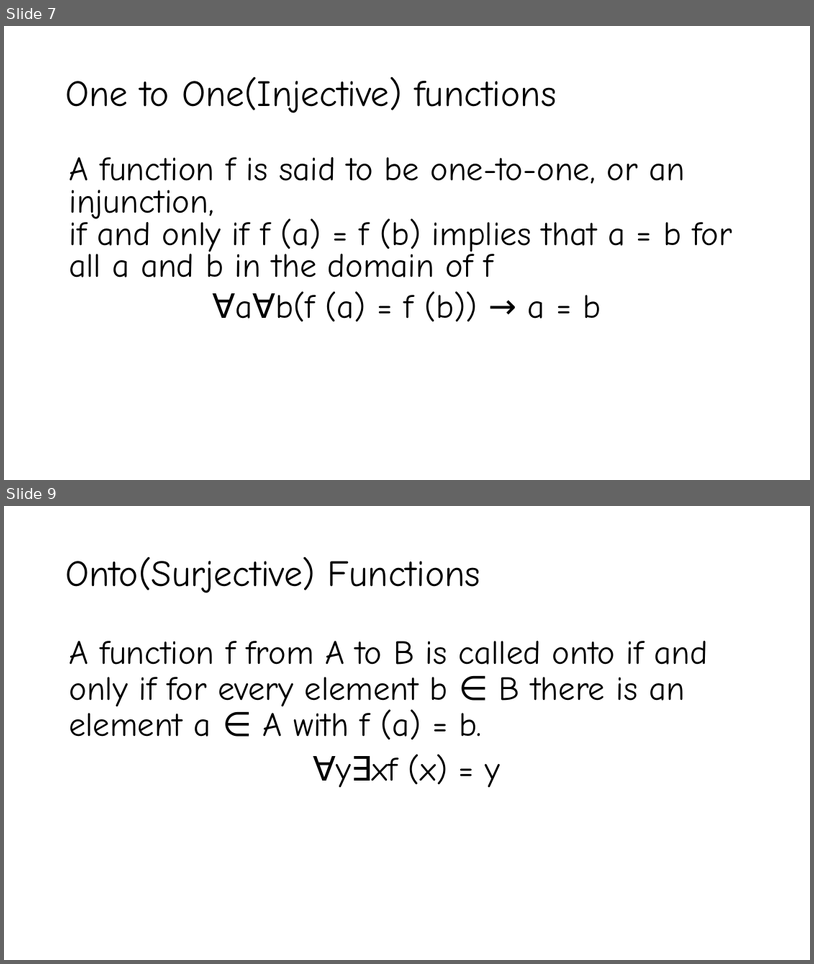
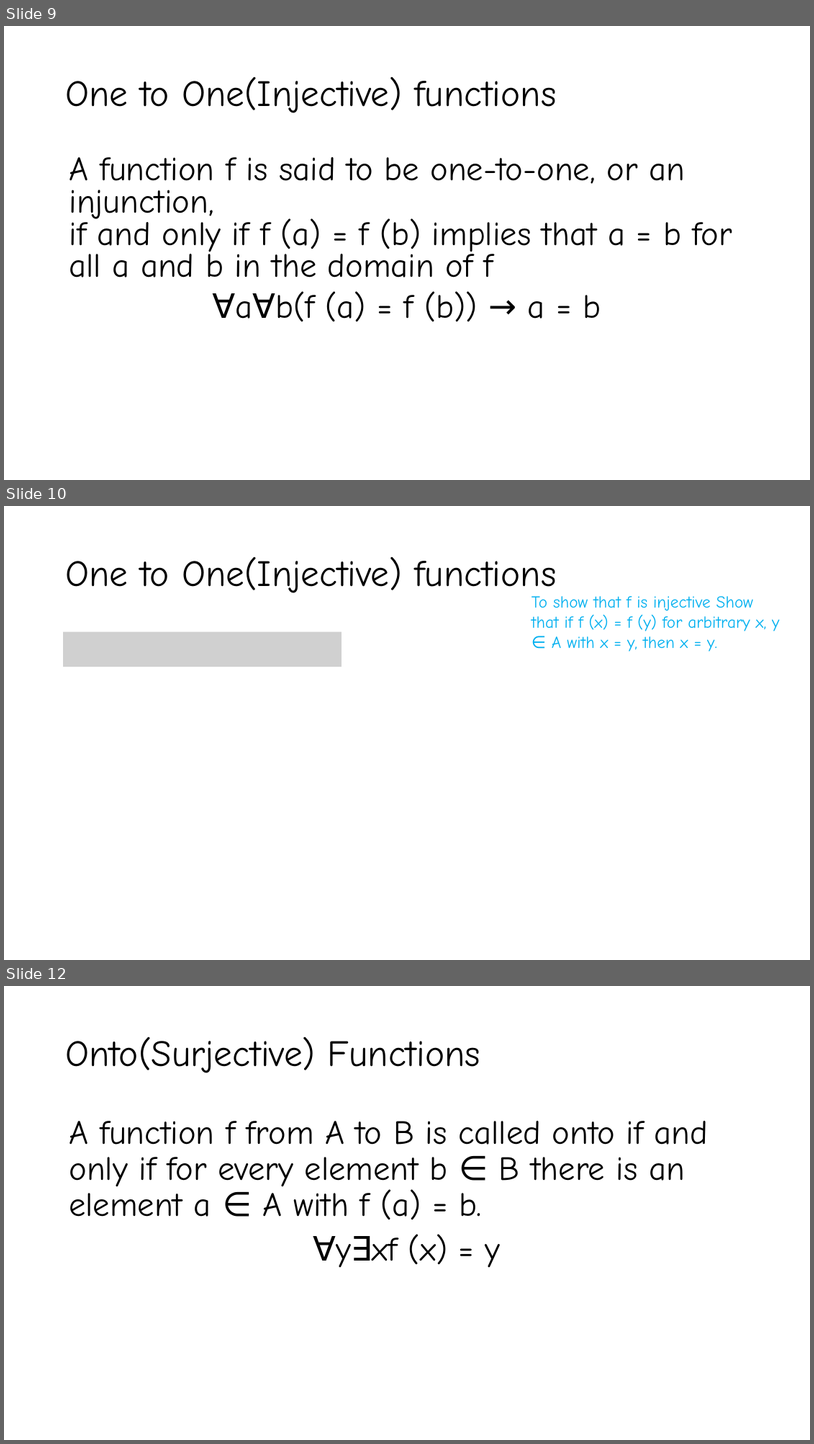
Before and after one commit to YeasirRayhanPrince/yeasirrayhanprince.github.io, a slide deck: cse106/slides/Lecture5.pptx. Shown one above the other, each under a label of ours: slides 7 and 9 before the commit, slides 9, 10 and 12 after it; the slides between them are not shown. The pictures are 814x964 and 814x1444 pixels, drawn with LibreOffice and Linux fonts; fonts in the diff are those of the drawing; grey boxes stand for pictures. Boxes give left, top, right and bottom in pixels: in the first picture for what was removed or moved away, otherwise in the second. Text is boxed around its words. In the diff, an @@ line names an element or a change of style, - is before the commit and + after.

```diff
--- a/cse106/slides/Lecture5.pptx
+++ b/cse106/slides/Lecture5.pptx
@@ slide 10 added at (4,506,810,960), background #FFFFFF @@
@@ title added at (65,557,556,597), 44 pt, text #000000 @@
+One to One(Injective) functions
@@ text added at (532,596,779,651), 20 pt, text #00B0F0 @@
+To show that f is injective Show that if f (x) = f (y) for arbitrary x, y ∈ A with x = y, then x = y.
@@ picture added at (63,632,342,667) @@
@@ what was slide 7 is now slide 9 @@
@@ what was slide 9 is now slide 12 @@
```
Also in this commit, not shown: 7 slides changed, 4 other slides added, 1 slide removed, 6 other files.
